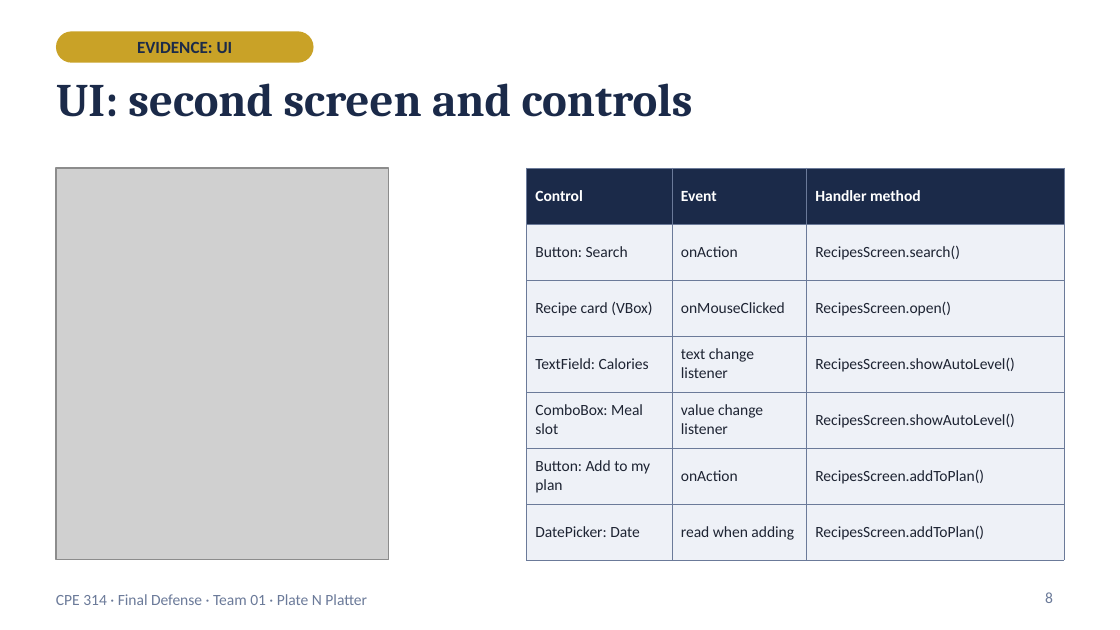
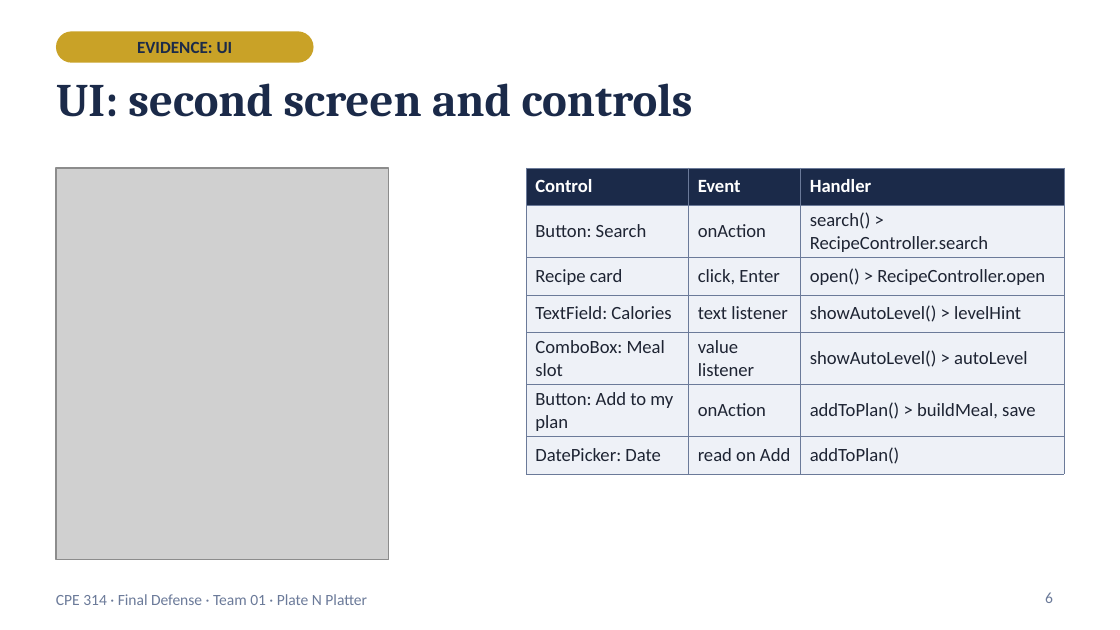
Before and after one commit to Kimonooo/cpe314-69167-capstoneteam-Meal_plannerGroup1, a slide deck: slide 6 of docs/PlateNPlatter_Final_Defense.pptx (slide 8 before the commit). Drawn at 1120x630 pixels with LibreOffice and Linux fonts; fonts in the diff are those of the drawing; grey boxes stand for pictures. Boxes give left, top, right and bottom in pixels: in the first picture for what was removed or moved away, otherwise in the second. Text is boxed around its words. In the diff, an @@ line names an element or a change of style, - is before the commit and + after.

```diff
--- a/docs/PlateNPlatter_Final_Defense.pptx
+++ b/docs/PlateNPlatter_Final_Defense.pptx
@@ table at [526,168,1064,468] @@
-row 1, column 3: Handler method
+row 1, column 3: Handler
-row 2, column 3: RecipesScreen.search()
+row 2, column 3: search() > RecipeController.search
-row 3: Recipe card (VBox) | onMouseClicked | RecipesScreen.open()
+row 3: Recipe card | click, Enter | open() > RecipeController.open
-row 4, column 2: text change listener
+row 4, column 2: text listener
-row 4, column 3: RecipesScreen.showAutoLevel()
+row 4, column 3: showAutoLevel() > levelHint
-row 5, column 2: value change listener
+row 5, column 2: value listener
-row 5, column 3: RecipesScreen.showAutoLevel()
+row 5, column 3: showAutoLevel() > autoLevel
-row 6, column 3: RecipesScreen.addToPlan()
+row 6, column 3: addToPlan() > buildMeal, save
-row 7, column 2: read when adding
+row 7, column 2: read on Add
-row 7, column 3: RecipesScreen.addToPlan()
+row 7, column 3: addToPlan()
@@ size 10 to 12 pt in "Control", "Event", "Button: Search", "onAction" and 5 more places @@
@@ page number at [1045,592,1053,603]: text changed @@
-8
+6
```
Also in this commit, not shown: 17 other slides changed, 3 slides removed, 4 other files.
